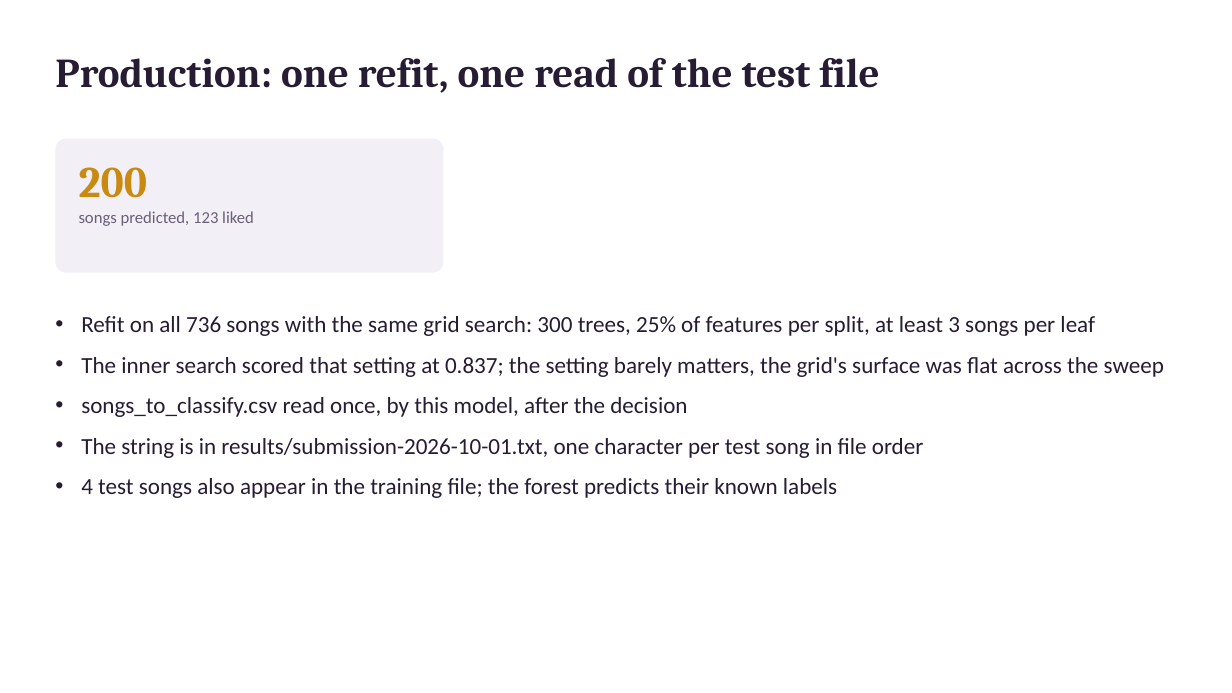
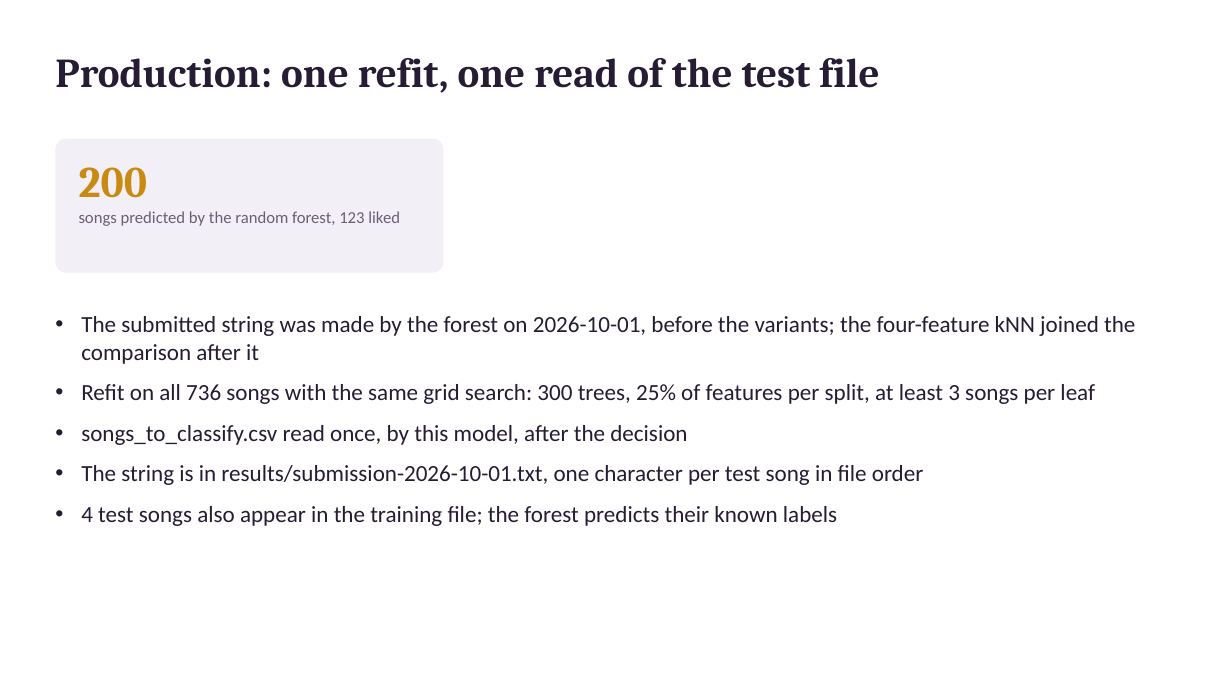
Before and after one commit to AndreassOlsson/FRTN65_code, a slide deck: slide 14 of labs/lab_1_music_taste_prediction/handin/slides.pptx (slide 11 before the commit). Drawn at 1232x693 pixels with LibreOffice and Linux fonts; fonts in the diff are those of the drawing. Boxes give left, top, right and bottom in pixels: in the first picture for what was removed or moved away, otherwise in the second. Text is boxed around its words. In the diff, an @@ line names an element or a change of style, - is before the commit and + after.

```diff
--- a/labs/lab_1_music_taste_prediction/handin/slides.pptx
+++ b/labs/lab_1_music_taste_prediction/handin/slides.pptx
@@ text at [79, 211, 400, 226]: text changed @@
-songs predicted, 123 liked
+songs predicted by the random forest, 123 liked
@@ text at [81, 316, 1135, 364]: paragraph added @@
+• The submitted string was made by the forest on 2026-10-01, before the variants; the four-feature kNN joined the comparison after it
@@ text at [81, 357, 1164, 377]: paragraph removed @@
-• The inner search scored that setting at 0.837; the setting barely matters, the grid's surface was flat across the sweep
```
Also in this commit, not shown: 6 other slides changed, 3 slides added, 15 other files.
